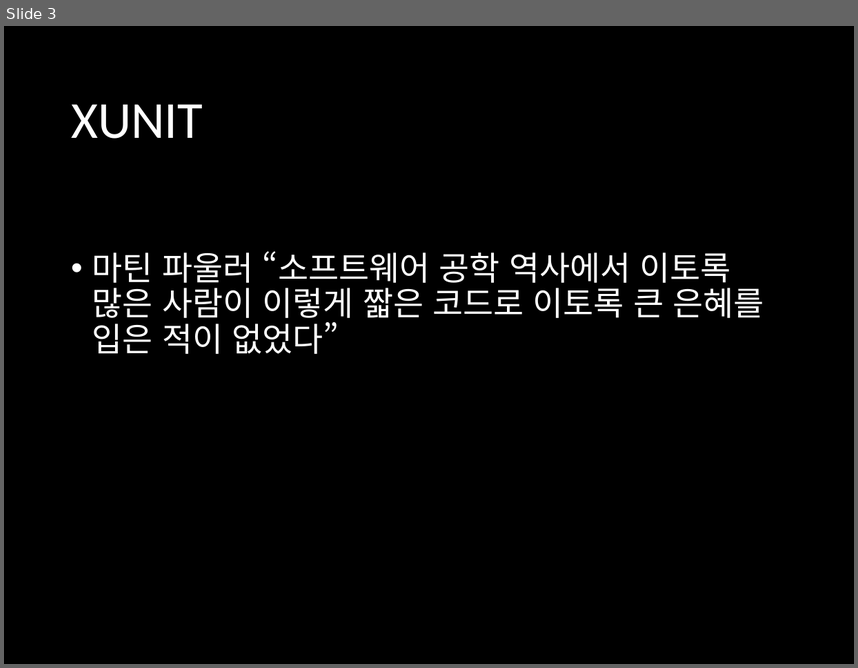
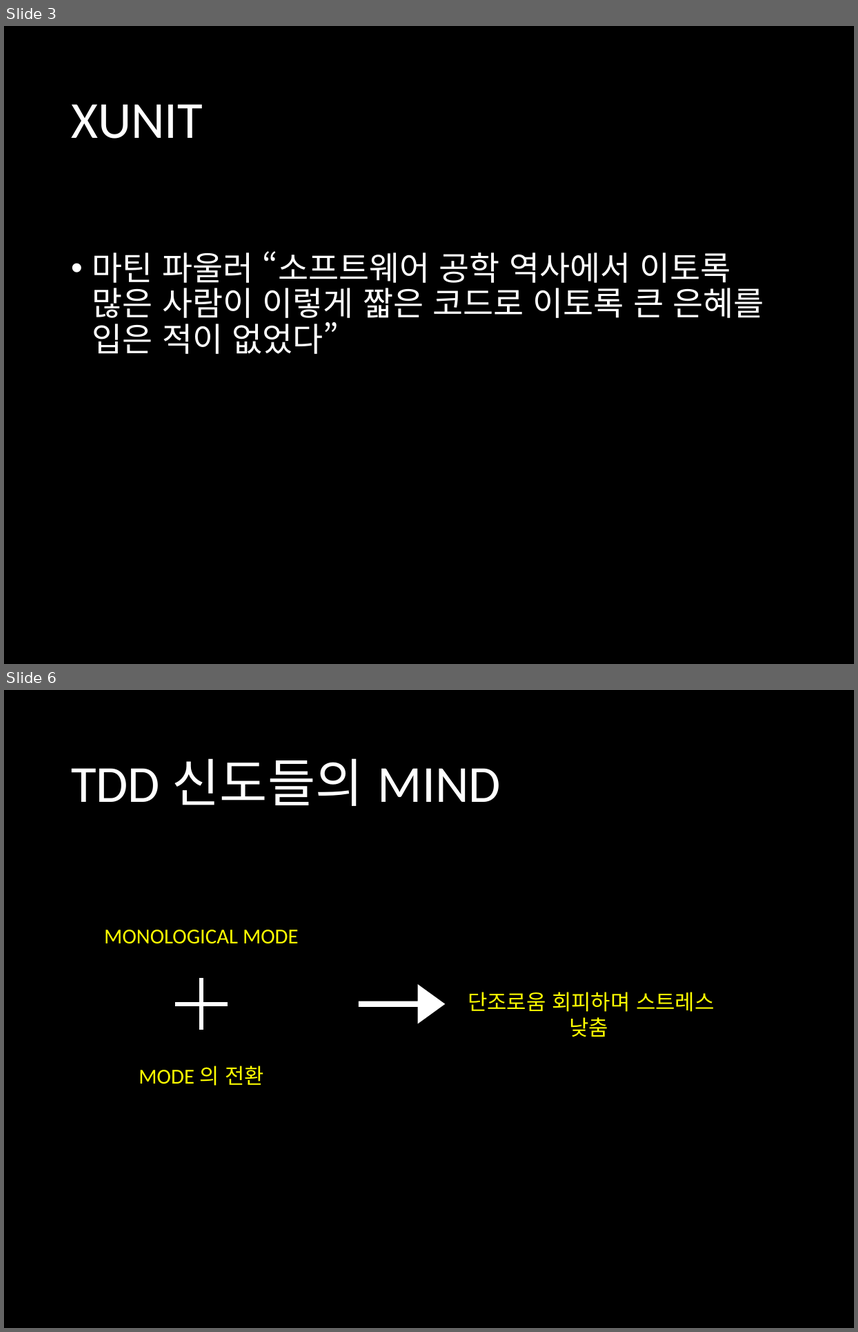
Before and after one commit to harrisleesh/Review, a slide deck: TDD 2.pptx. Shown one above the other, each under a label of ours: slide 3 before the commit, slides 3 and 6 after it; the slides between them are not shown. The pictures are 858x668 and 858x1332 pixels, drawn with LibreOffice and Linux fonts; fonts in the diff are those of the drawing. Boxes give left, top, right and bottom in pixels: in the first picture for what was removed or moved away, otherwise in the second. Text is boxed around its words. In the diff, an @@ line names an element or a change of style, - is before the commit and + after.

```diff
--- a/TDD 2.pptx
+++ b/TDD 2.pptx
@@ slide 6 added at (x1=4, y1=690, x2=854, y2=1328), background #000000 @@
@@ title added at (x1=71, y1=758, x2=501, y2=806), 44 pt, text #FFFFFF @@
+TDD 신도들의 MIND
@@ text added at (x1=104, y1=929, x2=299, y2=944), 18 pt, text #FFFF00 @@
+MONOLOGICAL MODE
@@ plus added at (x1=176, y1=978, x2=227, y2=1029), fill #FFFFFF, outline #FFFFFF 1 pt @@
@@ right arrow added at (x1=359, y1=985, x2=444, y2=1023), fill #FFFFFF, outline #FFFFFF 1 pt @@
@@ text added at (x1=468, y1=992, x2=714, y2=1036), 18 pt, text #FFFF00 @@
+단조로움 회피하며 스트레스 낮춤
@@ text added at (x1=139, y1=1065, x2=264, y2=1085), 18 pt, text #FFFF00 @@
+MODE 의 전환
```
Also in this commit, not shown: 2 other slides added, 1 slide removed.
